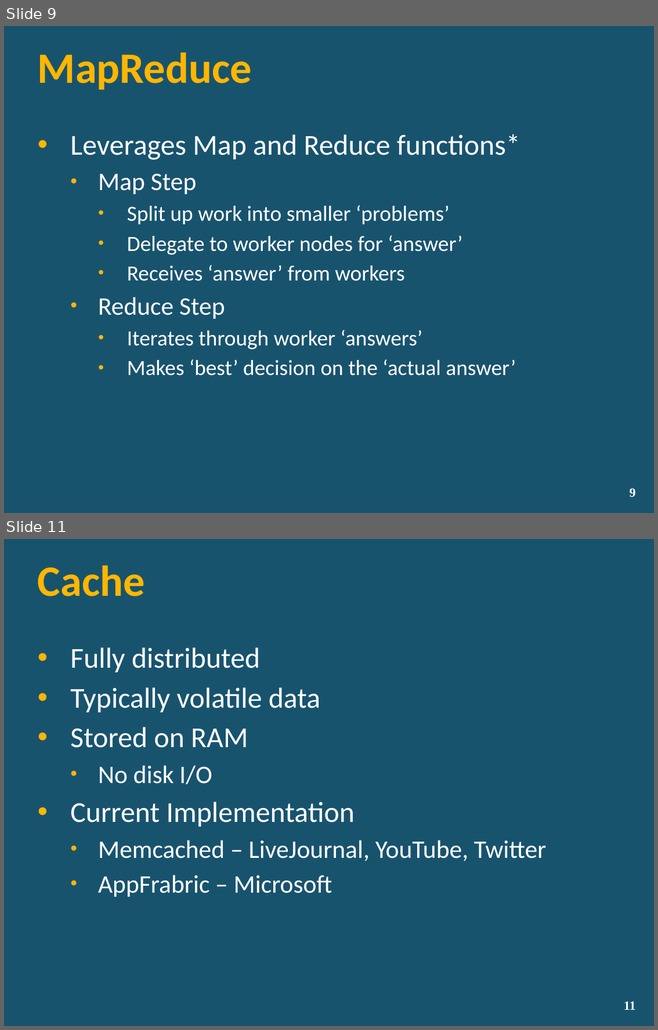
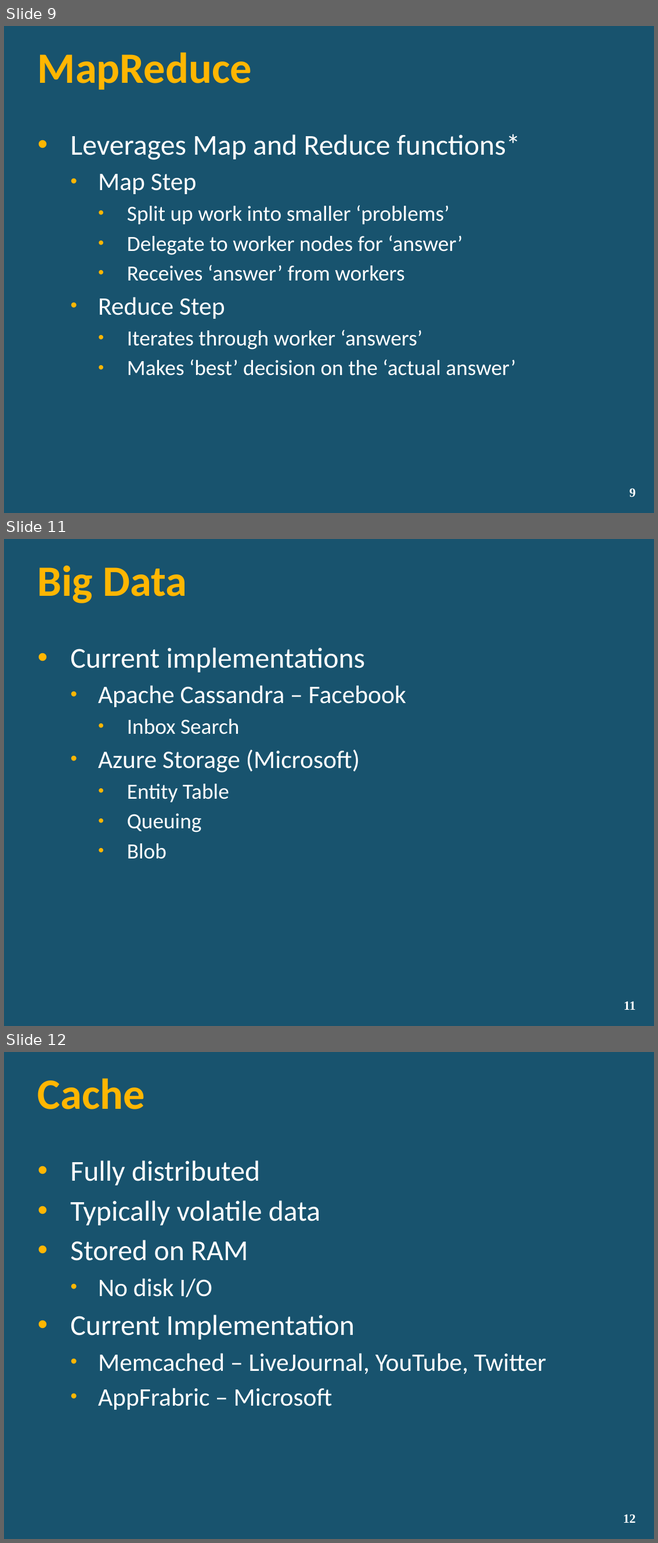
Before and after one commit to lozanotek/nosql, a slide deck: slides/NoSQL.pptx. Shown one above the other, each under a label of ours: slides 9 and 11 before the commit, slides 9, 11 and 12 after it; the slides between them are not shown. The pictures are 658x1030 and 658x1543 pixels, drawn with LibreOffice and Linux fonts; fonts in the diff are those of the drawing; background and template pictures are left out. Boxes give left, top, right and bottom in pixels: in the first picture for what was removed or moved away, otherwise in the second. Text is boxed around its words. In the diff, an @@ line names an element or a change of style, - is before the commit and + after.

Commit message:
Updated the slides to add Azure Storage

```diff
--- a/slides/NoSQL.pptx
+++ b/slides/NoSQL.pptx
@@ slide 11 added at (x1=4, y1=539, x2=654, y2=1026), background picture (left out) @@
@@ title added at (x1=38, y1=565, x2=187, y2=603), 48 pt, text #FFB601, bold @@
+Big Data
@@ text added at (x1=70, y1=647, x2=406, y2=859), 28 pt, text #FFFFFF @@
+• Current implementations
+  • Apache Cassandra – Facebook
+    • Inbox Search
+  • Azure Storage (Microsoft)
+    • Entity Table
+    • Queuing
+    • Blob
@@ page number added at (x1=623, y1=1001, x2=636, y2=1010), 14 pt, text #FFFFFF, bold @@
+11
@@ what was slide 11 is now slide 12 @@
@@ page number at (x1=623, y1=1514, x2=636, y2=1523): text changed @@
-11
+12
```
Also in this commit, not shown: 1 slide changed.
